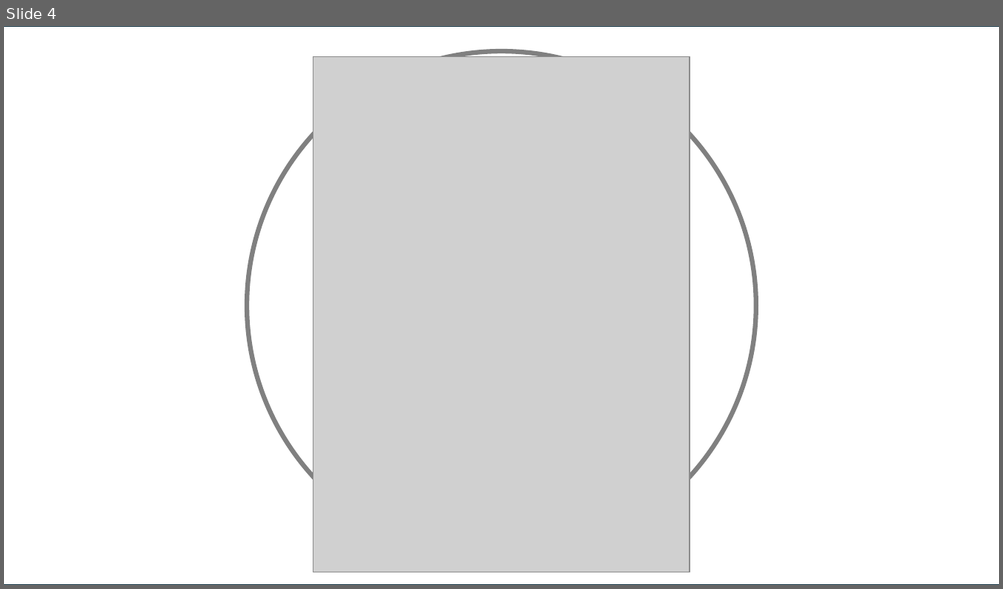
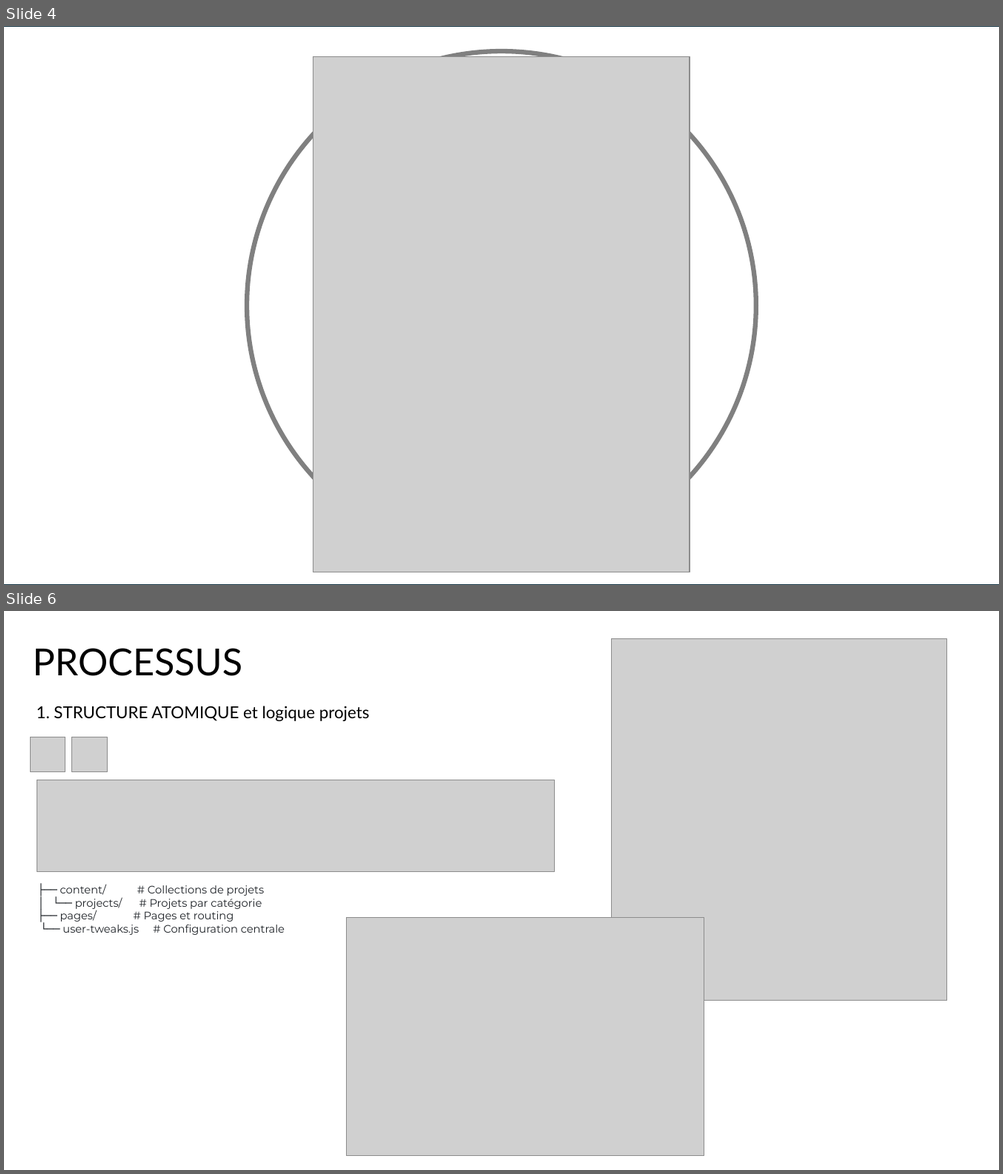
Before and after one commit to arthurkowskii/arthurkowskii.com, a slide deck: PES.pptx. Shown one above the other, each under a label of ours: slide 4 before the commit, slides 4 and 6 after it; the slides between them are not shown. The pictures are 1003x589 and 1003x1174 pixels, drawn with LibreOffice and Linux fonts; fonts in the diff are those of the drawing; grey boxes stand for pictures. Boxes give left, top, right and bottom in pixels: in the first picture for what was removed or moved away, otherwise in the second. Text is boxed around its words. In the diff, an @@ line names an element or a change of style, - is before the commit and + after.

Commit message:
Process timeline

```diff
--- a/PES.pptx
+++ b/PES.pptx
@@ slide 6 added at bbox=[4, 611, 999, 1170], background #FFFFFF @@
@@ text added at bbox=[33, 648, 243, 676], 36 pt, text #000000 @@
+PROCESSUS
@@ picture added at bbox=[612, 638, 946, 1000] @@
@@ text added at bbox=[37, 706, 370, 721], 16 pt, text #000000 @@
+1. STRUCTURE ATOMIQUE et logique projets
@@ picture added at bbox=[30, 737, 65, 772] @@
@@ picture added at bbox=[72, 737, 107, 772] @@
@@ picture added at bbox=[37, 780, 555, 871] @@
@@ text added at bbox=[60, 884, 284, 935], 10.5 pt, text #1F2328 @@
+├── content/ # Collections de projets
+│ └── projects/ # Projets par catégorie
+├── pages/ # Pages et routing
+└── user-tweaks.js # Configuration centrale
@@ picture added at bbox=[347, 917, 704, 1156] @@
```
Also in this commit, not shown: 2 other slides added, 1 slide removed, 1 other file.
